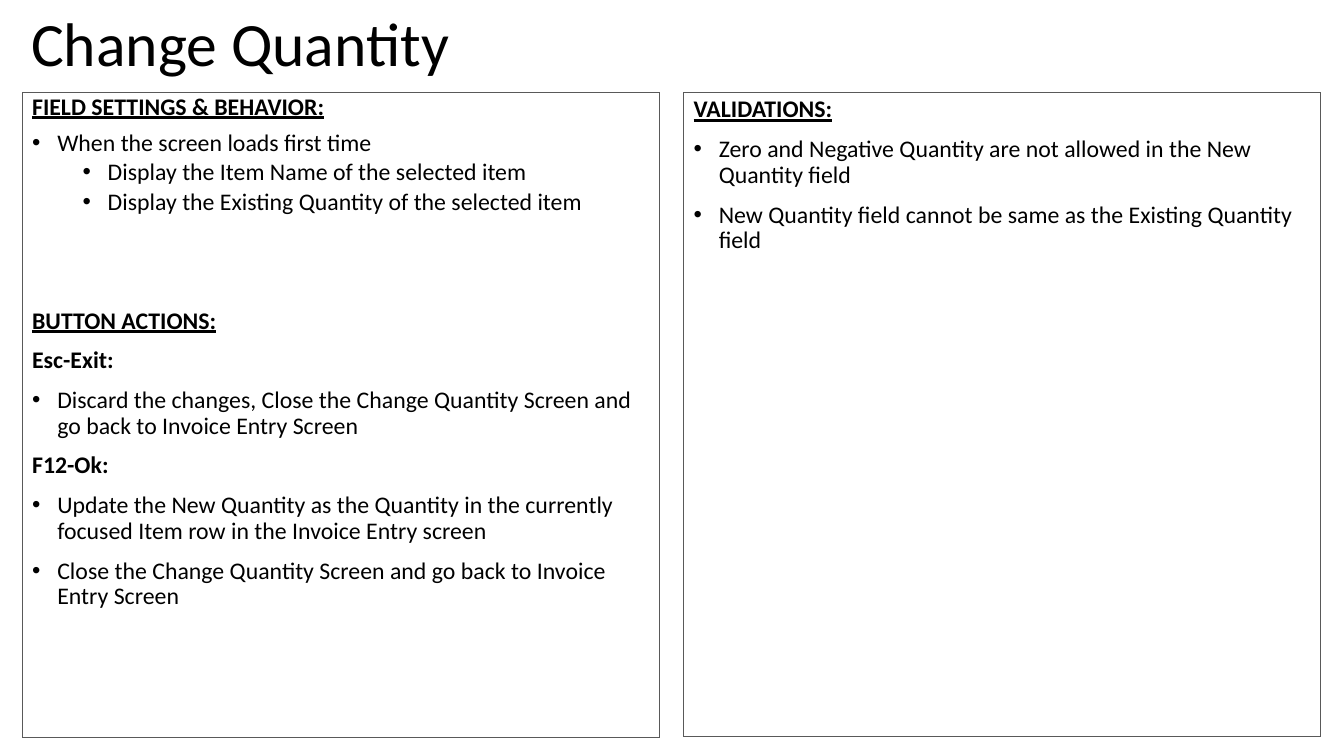
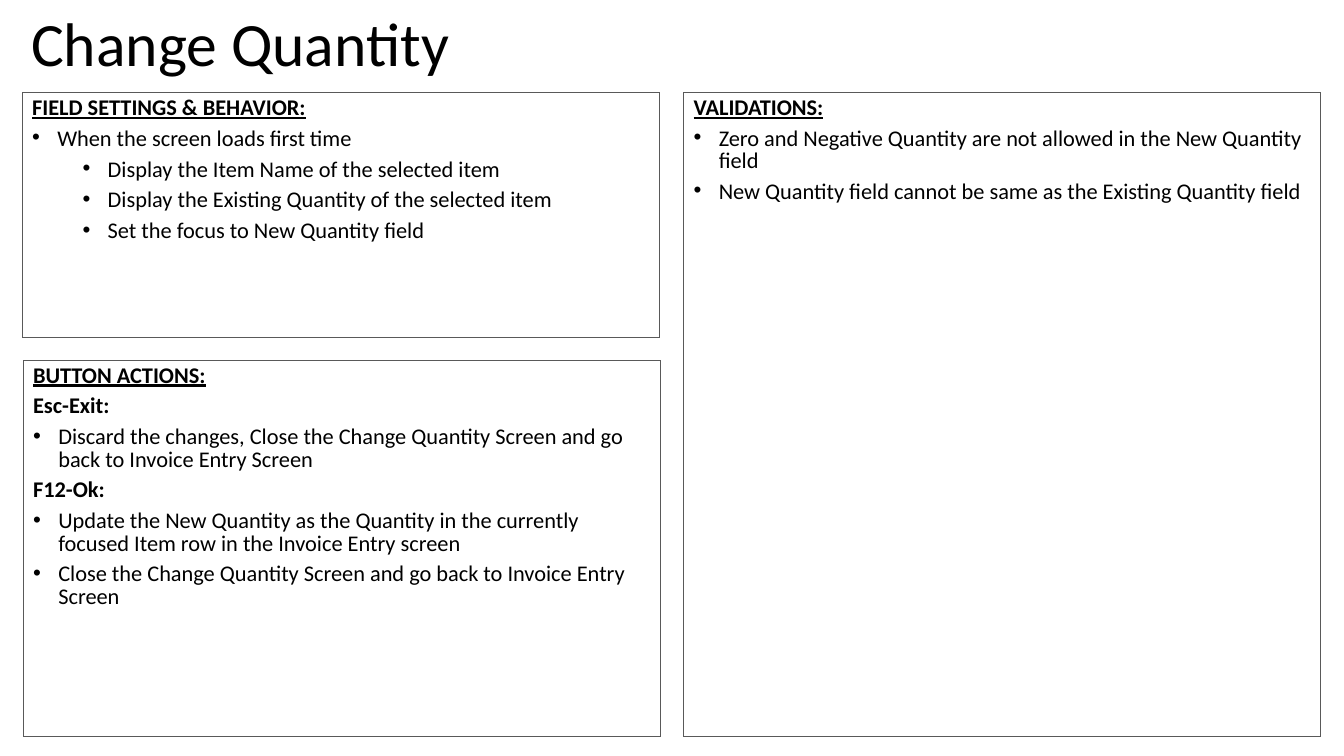
Before and after one commit to valignit/Documents, a slide deck: slide 30 of brief-specs.pptx. Drawn at 1344x756 pixels with LibreOffice and Linux fonts; fonts in the diff are those of the drawing. Boxes give left, top, right and bottom in pixels: in the first picture for what was removed or moved away, otherwise in the second. Text is boxed around its words. In the diff, an @@ line names an element or a change of style, - is before the commit and + after.

```diff
--- a/brief-specs.pptx
+++ b/brief-specs.pptx
@@ rectangle "FIELD SETTINGS & BEHAVIOR:" resized from (x1=22, y1=93, x2=659, y2=737) to (x1=22, y1=93, x2=659, y2=338) @@
@@ text in rectangle at (x1=32, y1=100, x2=551, y2=211): size 17 to 16 pt in "FIELD SETTINGS & BEHAVIOR:", "When the screen loads first time", "Display the Item Name of the selected ...", "Display the Existing Quantity of the selected ..."; less space between paragraphs; more space between paragraphs @@
@@ rectangle "VALIDATIONS:" at (x1=684, y1=93, x2=1321, y2=737): size 17 to 16 pt; line spacing 0.9 to 16pt; less space between paragraphs @@
@@ text in rectangle at (x1=108, y1=222, x2=424, y2=242): text changed; size 17 to 16 pt @@
-BUTTON ACTIONS:
-Esc-Exit:
-• Discard the changes, Close the Change Quantity Screen and go back to Invoice Entry Screen
-F12-Ok:
-• Update the New Quantity as the Quantity in the currently focused Item row in the Invoice Entry screen
-• Close the Change Quantity Screen and go back to Invoice Entry Screen
+  • Set the focus to New Quantity field
@@ rectangle added at (x1=23, y1=360, x2=660, y2=737), outline #595959 0.75 pt, 16 pt, text #000000 @@
+BUTTON ACTIONS:
+Esc-Exit:
+• Discard the changes, Close the Change Quantity Screen and go back to Invoice Entry Screen
+F12-Ok:
+• Update the New Quantity as the Quantity in the currently focused Item row in the Invoice Entry screen
+• Close the Change Quantity Screen and go back to Invoice Entry Screen
```
Also in this commit, not shown: 34 other slides changed.
